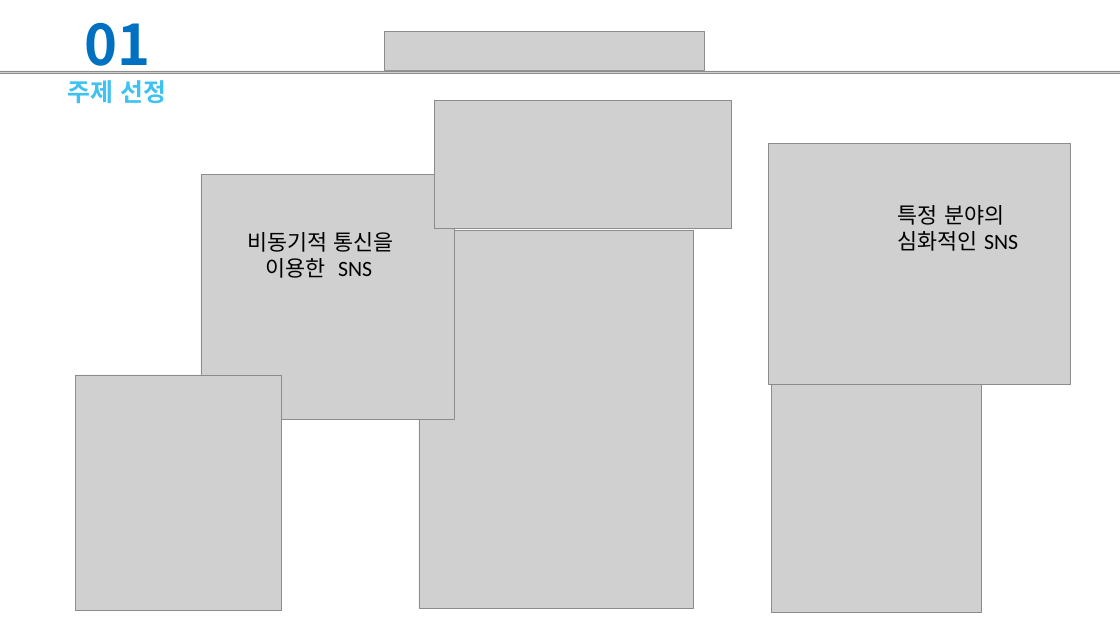
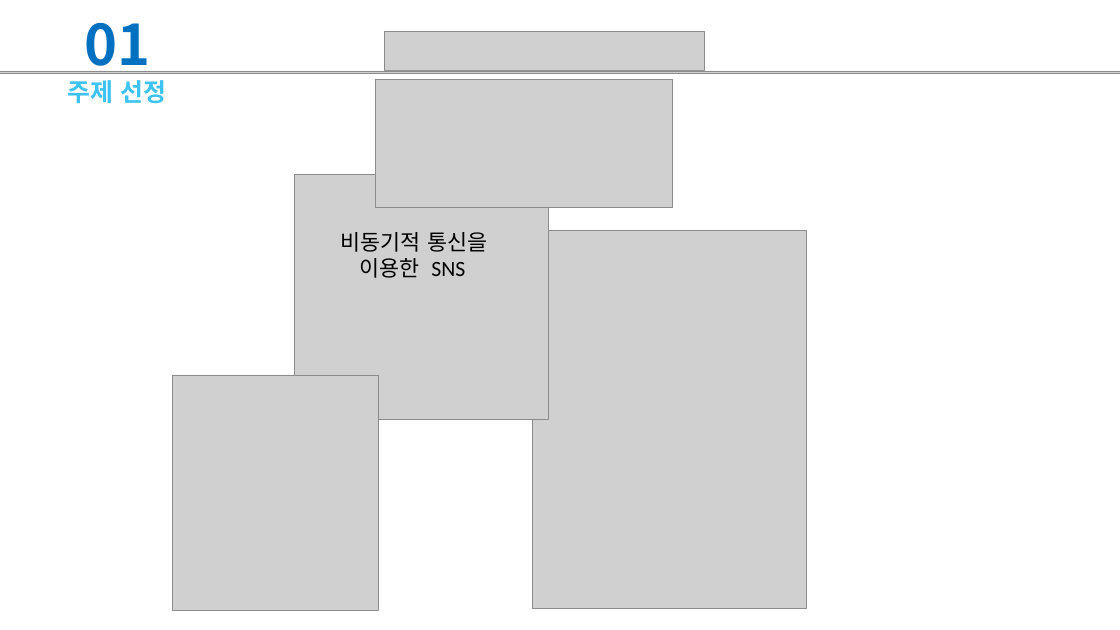
Before and after one commit to juhyeonjong2/DongStagram, a slide deck: slide 5 of Documents/8. 발표/2. 최종발표/최종발표.pptx. Drawn at 1120x630 pixels with LibreOffice and Linux fonts; fonts in the diff are those of the drawing; grey boxes stand for pictures. Boxes give left, top, right and bottom in pixels: in the first picture for what was removed or moved away, otherwise in the second. Text is boxed around its words. In the diff, an @@ line names an element or a change of style, - is before the commit and + after.

```diff
--- a/Documents/8. 발표/2. 최종발표/최종발표.pptx
+++ b/Documents/8. 발표/2. 최종발표/최종발표.pptx
@@ picture: place and size @@
-picture at [435,100,731,228]
+picture at [375,80,672,208]
@@ picture removed at [768,143,1070,384] @@
@@ text removed at [898,205,1018,251] @@
-특정 분야의
-심화적인 SNS
@@ 2 pictures, 1 text: place and size @@
-2 pictures, 1 text at [75,175,455,610]
+2 pictures, 1 text at [172,175,548,610]
@@ picture: place and size @@
-picture at [419,230,693,608]
+picture at [532,230,806,608]
@@ picture removed at [771,372,981,613] @@
```
Also in this commit, not shown: 7 other slides changed, 3 slides added, 1 other file.
